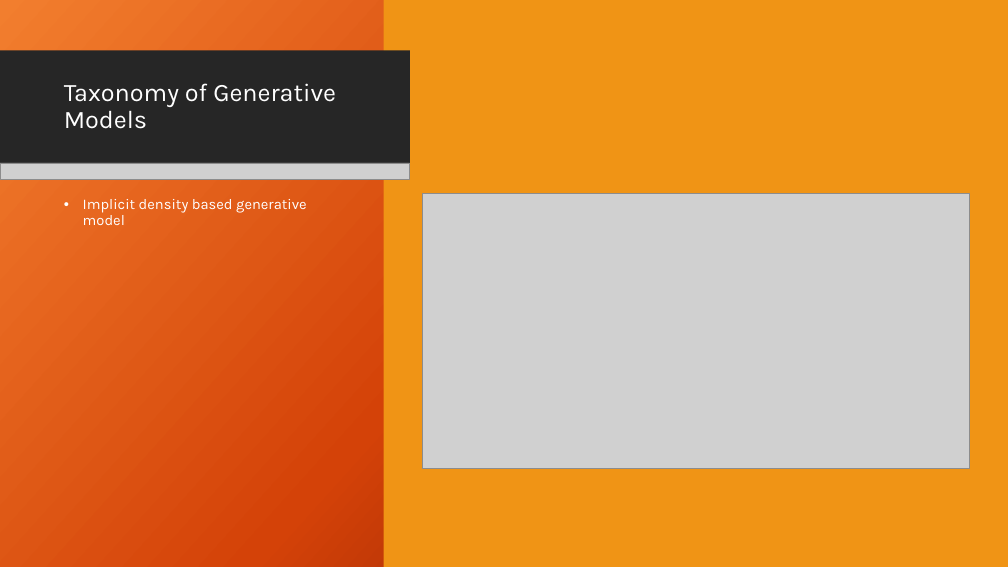
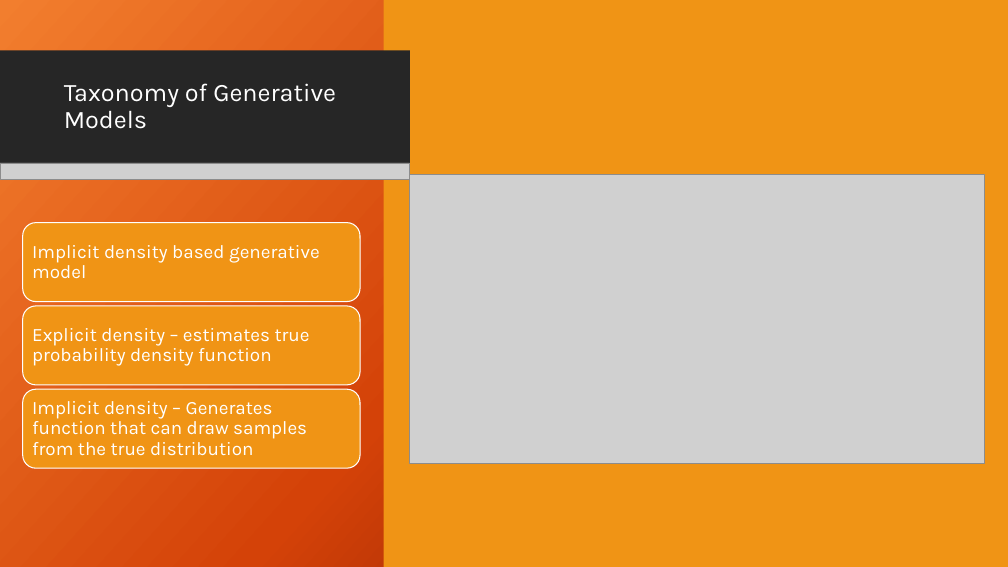
Before and after one commit to agx01/gans_presentation, a slide deck: slide 5 of GANs_Presentation.pptx (slide 4 before the commit). Drawn at 1008x567 pixels with LibreOffice and Linux fonts; fonts in the diff are those of the drawing; grey boxes stand for pictures; background and template pictures are left out. Boxes give left, top, right and bottom in pixels: in the first picture for what was removed or moved away, otherwise in the second. Text is boxed around its words. In the diff, an @@ line names an element or a change of style, - is before the commit and + after.

```diff
--- a/GANs_Presentation.pptx
+++ b/GANs_Presentation.pptx
@@ picture: place and size @@
-picture at bbox=[423, 194, 970, 469]
+picture at bbox=[410, 175, 985, 464]
@@ text "Implicit density based generative model": place and size @@
-text "Implicit density based generative model" at bbox=[83, 199, 307, 225]
+text "Implicit density based generative model" at bbox=[32, 245, 320, 279]
@@ text "Implicit density based generative model" at bbox=[32, 245, 320, 279]: size 14 to 18 pt; bullet • to none; less space between paragraphs; vertical alignment top to middle @@
@@ group added at bbox=[23, 223, 360, 469]: 3 rounded rectangles, 2 texts @@
+Explicit density – estimates true probability density function
+Implicit density – Generates function that can draw samples from the true distribution
```
Also in this commit, not shown: 6 other slides changed, 2 slides added.
